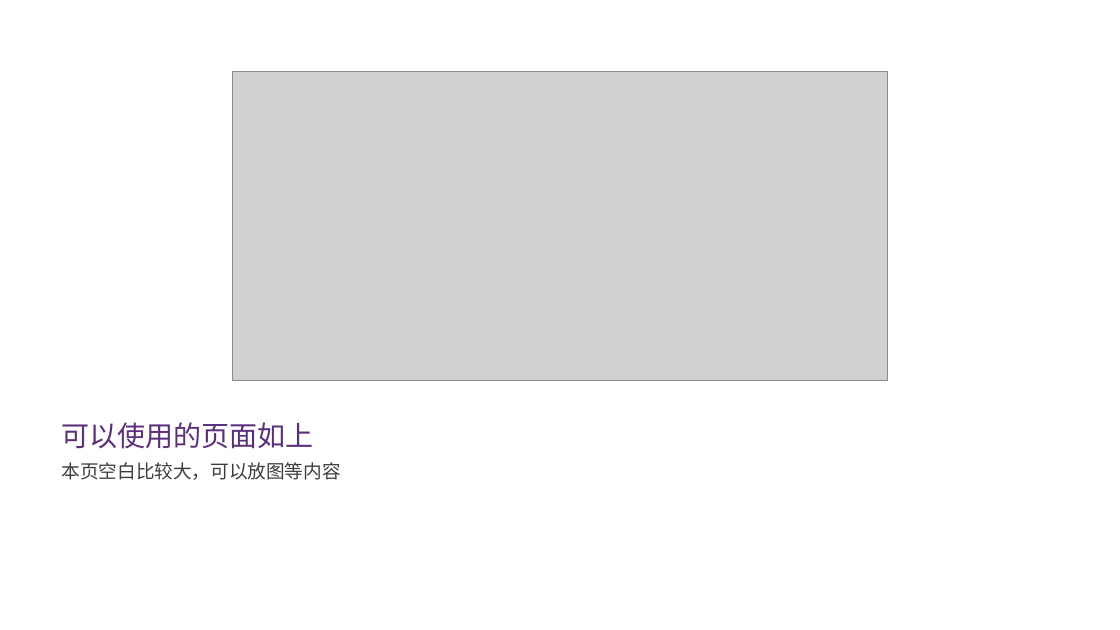
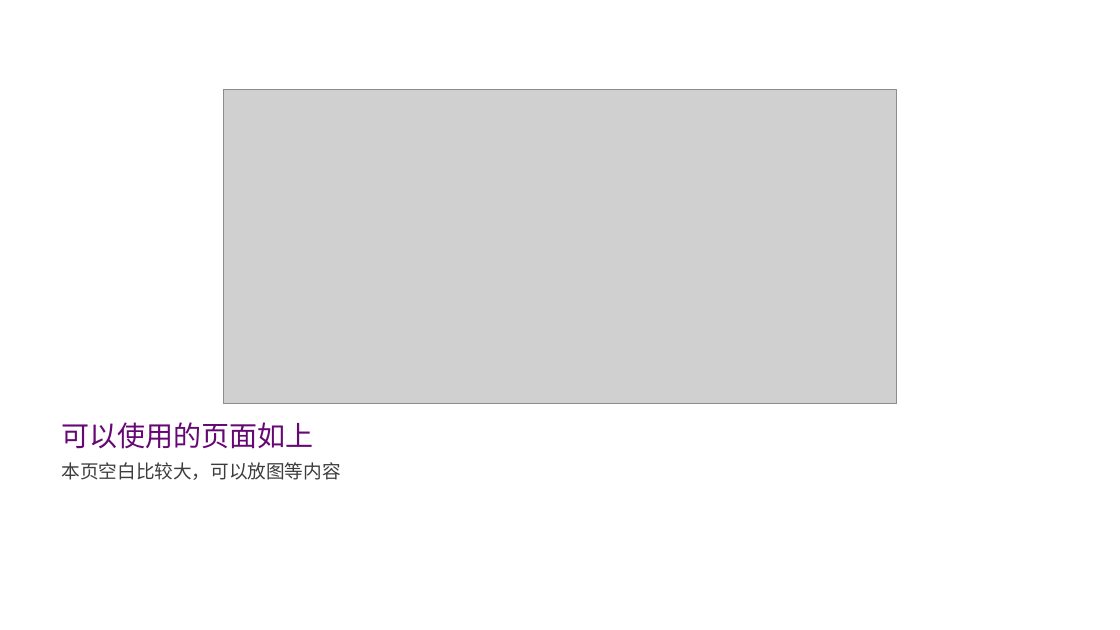
Before and after one commit to atomiechen/THU-PPT-Theme, a slide deck: slide 5 of 清华简约主题-扁平-16-9.pptx. Drawn at 1120x630 pixels with LibreOffice and Linux fonts; fonts in the diff are those of the drawing; grey boxes stand for pictures; background and template pictures are left out. Boxes give left, top, right and bottom in pixels: in the first picture for what was removed or moved away, otherwise in the second. Text is boxed around its words. In the diff, an @@ line names an element or a change of style, - is before the commit and + after.

Commit message:
Major update: 对于浅色背景模板，根据《清华大学视觉形象识别系统手册》，纠正清华主题色，使用校徽校名矢量图

```diff
--- a/清华简约主题-扁平-16-9.pptx
+++ b/清华简约主题-扁平-16-9.pptx
@@ picture: place and size @@
-picture at [232, 71, 888, 381]
+picture at [223, 90, 897, 404]
@@ title "可以使用的页面如上" at [62, 422, 314, 449]: text colour #5B2F7C to #660874 @@
```
Also in this commit, not shown: 8 other slides changed, 4 other files.
